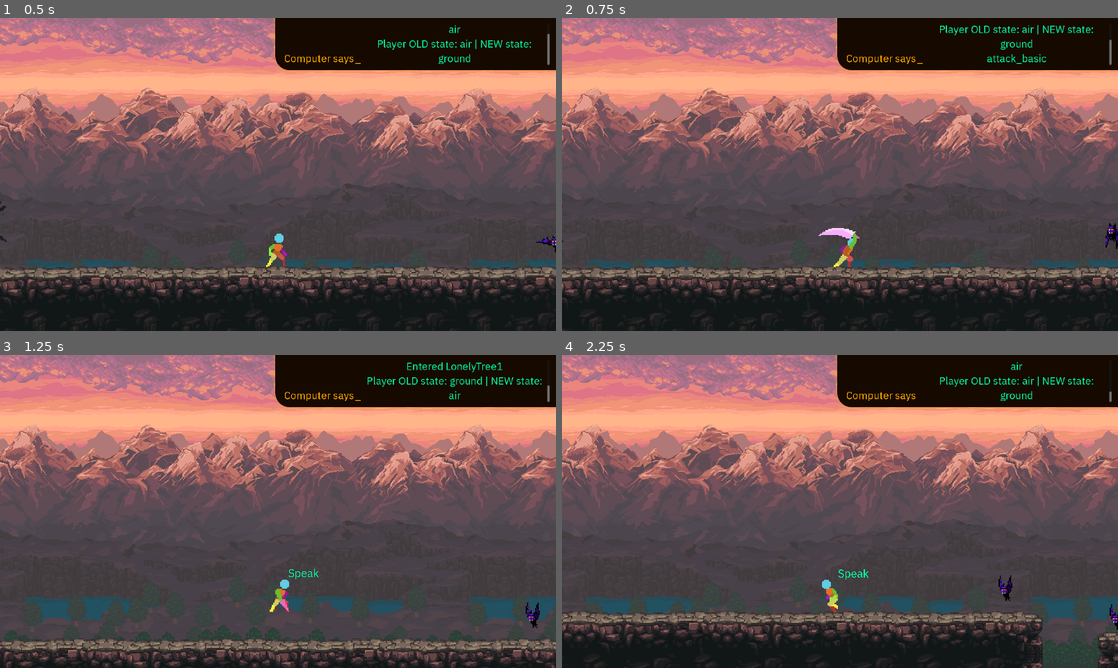
Above: before the commit, frames 1-4 (two rows, left to right).
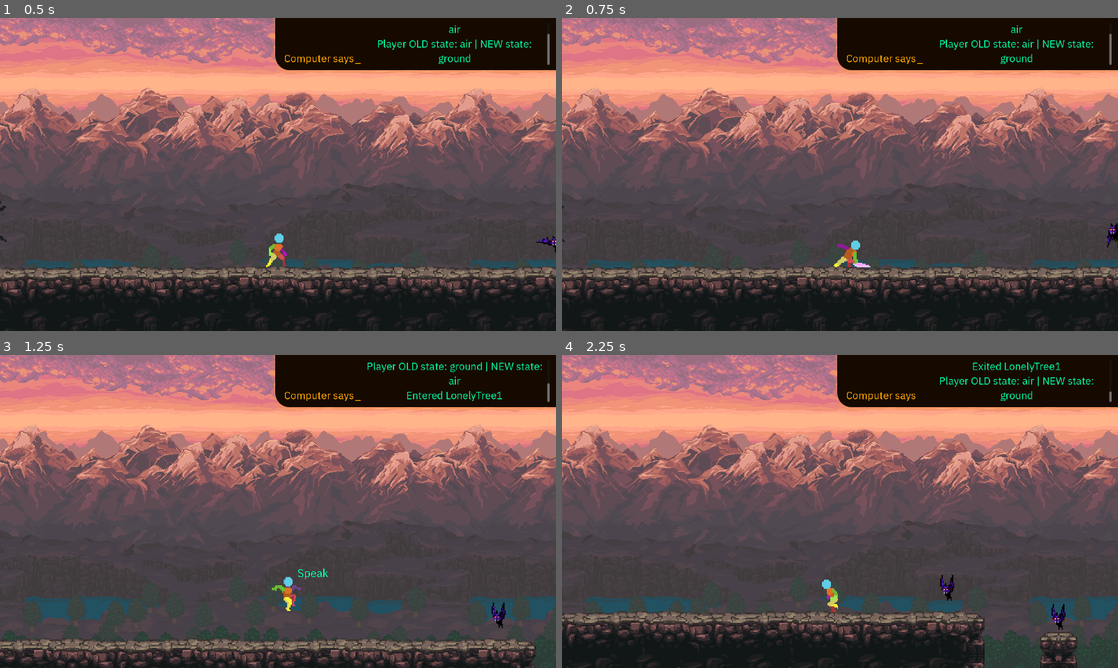
Above: after the commit, the same moments.

Repository: breydenlandberg/blight
Game: Godot game, scene res://levels/level1/level1.tscn
Same seed, same stepped clock (60 frames per second), same inputs: the game is played once before the commit and once after it.
Inputs:
- Up to frame 1 (0.5 s): no input
- Up to frame 2 (0.75 s): hold D (move_right) from 0.53 s (still down); hold F (attack_basic) from 0.53 s (still down)
- Up to frame 3 (1.25 s): keep holding D (move_right); keep holding F (attack_basic); tap Space (jump) at 0.77, 0.8, 1.07 s
- Up to frame 4 (2.25 s): release F (attack_basic) at 1.28 s; tap Space (jump) at 1.35, 1.52, 1.82 s; tap F (attack_basic) at 1.55 s; release D (move_right) at 2.03 s; hold A (move_left) from 2.03 s (still down); hold F (attack_basic) from 2.03 s (still down)

Frame 1 is identical in both runs. In frame 2, 3.7% of the frame differs, in the area x 0-100%, y 2-100%; in frame 3, 6.4%; in frame 4, 7.5%.

Commit message:
Latest safe

Diff:
--- a/enemies/bat/bat.tscn
+++ b/enemies/bat/bat.tscn
@@ -142,7 +142,7 @@
 
 [node name="Bat" type="CharacterBody2D"]
 z_index = 21
-collision_layer = 16
+collision_layer = 48
 script = ExtResource("1_fex0k")
 
 [node name="Sprite2D" type="Sprite2D" parent="."]
--- a/globals/signal_bus.gd
+++ b/globals/signal_bus.gd
@@ -4,6 +4,5 @@
 # ====================================================================================================
 #
 # Signals
-signal _attack(attack_type: String)
 signal _computer_says(message: String)
 signal _speech(message:String )
--- a/player/player.gd
+++ b/player/player.gd
@@ -104,10 +104,3 @@
 	SignalBus._computer_says.emit('Exited ' + area.name)
 	all_interactions.erase(area)
 	update_interactions()
-
-# Basic attack
-func _on_basic_attack_hitbox_body_entered(body: Node2D) -> void:
-	print(body.name)
-
-func _on_basic_attack_hitbox_area_entered(area: Area2D) -> void:
-	print(area.name)
--- a/player/player.tscn
+++ b/player/player.tscn
@@ -52,8 +52,8 @@
 
 [sub_resource type="Animation" id="Animation_hk45g"]
 resource_name = "attack_basic"
-length = 0.500018
-step = 0.0833333
+length = 0.25
+step = 0.0417
 tracks/0/type = "value"
 tracks/0/imported = false
 tracks/0/enabled = true
@@ -85,7 +85,7 @@
 tracks/2/interp = 1
 tracks/2/loop_wrap = true
 tracks/2/keys = {
-"times": PackedFloat32Array(0, 0.0833333, 0.166667, 0.25, 0.333333, 0.416667),
+"times": PackedFloat32Array(0, 0.0416666, 0.0833335, 0.125, 0.166666, 0.208334),
 "transitions": PackedFloat32Array(1, 1, 1, 1, 1, 1),
 "update": 1,
 "values": [0, 1, 2, 3, 4, 5]
@@ -350,14 +350,14 @@
 tracks/3/type = "value"
 tracks/3/imported = false
 tracks/3/enabled = true
-tracks/3/path = NodePath("AttackPivot/BasicAttackHitbox/BasicAttackWeapon:polygon")
+tracks/3/path = NodePath("AttackPivot/BasicAttackHitbox/BasicAttackWeapon:disabled")
 tracks/3/interp = 1
 tracks/3/loop_wrap = true
 tracks/3/keys = {
 "times": PackedFloat32Array(0),
 "transitions": PackedFloat32Array(1),
-"update": 0,
-"values": [PackedVector2Array()]
+"update": 1,
+"values": [true]
 }
 tracks/4/type = "value"
 tracks/4/imported = false
@@ -374,8 +374,8 @@
 
 [sub_resource type="Animation" id="Animation_noco3"]
 resource_name = "attack_basic"
-length = 0.500008
-step = 0.0833333
+length = 0.25
+step = 0.0417
 tracks/0/type = "value"
 tracks/0/imported = false
 tracks/0/enabled = true
@@ -383,7 +383,7 @@
 tracks/0/interp = 1
 tracks/0/loop_wrap = true
 tracks/0/keys = {
-"times": PackedFloat32Array(0, 0.416667),
+"times": PackedFloat32Array(0, 0.25),
 "transitions": PackedFloat32Array(1, 1),
 "update": 1,
 "values": [true, false]
@@ -407,7 +407,7 @@
 tracks/2/interp = 1
 tracks/2/loop_wrap = true
 tracks/2/keys = {
-"times": PackedFloat32Array(0, 0.416667),
+"times": PackedFloat32Array(0, 0.25),
 "transitions": PackedFloat32Array(1, 1),
 "update": 1,
 "values": [true, false]
@@ -415,14 +415,14 @@
 tracks/3/type = "value"
 tracks/3/imported = false
 tracks/3/enabled = true
-tracks/3/path = NodePath("AttackPivot/BasicAttackHitbox/BasicAttackWeapon:polygon")
+tracks/3/path = NodePath("AttackPivot/BasicAttackHitbox/BasicAttackWeapon:disabled")
 tracks/3/interp = 1
 tracks/3/loop_wrap = true
 tracks/3/keys = {
-"times": PackedFloat32Array(0, 0.0833333, 0.166667, 0.25, 0.333333, 0.416667),
-"transitions": PackedFloat32Array(1, 1, 1, 1, 1, 1),
-"update": 0,
-"values": [PackedVector2Array(-23, 8, -19, -1, -14, -6, -12, -3), PackedVector2Array(-22, 3, -22, -11, -6, -18, -4, -11), PackedVector2Array(11, -16, -10, -18, -21, -11, 6, -9), PackedVector2Array(29, 14, 28, -1, 21, -17, 2, -25, 14, 11, 24, 17), PackedVector2Array(26, 16, 14, 11, 9, 13, 12, 16), PackedVector2Array()]
+"times": PackedFloat32Array(0, 0.25),
+"transitions": PackedFloat32Array(1, 1),
+"update": 1,
+"values": [false, true]
 }
 tracks/4/type = "value"
 tracks/4/imported = false
@@ -431,7 +431,7 @@
 tracks/4/interp = 1
 tracks/4/loop_wrap = true
 tracks/4/keys = {
-"times": PackedFloat32Array(0, 0.416667),
+"times": PackedFloat32Array(0, 0.25),
 "transitions": PackedFloat32Array(1, 1),
 "update": 1,
 "values": [true, false]
@@ -439,8 +439,8 @@
 
 [sub_resource type="Animation" id="Animation_8fcyb"]
 resource_name = "attack_basic_flip_h"
-length = 0.500008
-step = 0.0833333
+length = 0.25
+step = 0.0417
 tracks/0/type = "value"
 tracks/0/imported = false
 tracks/0/enabled = true
@@ -448,7 +448,7 @@
 tracks/0/interp = 1
 tracks/0/loop_wrap = true
 tracks/0/keys = {
-"times": PackedFloat32Array(0, 0.416667),
+"times": PackedFloat32Array(0, 0.25),
 "transitions": PackedFloat32Array(1, 1),
 "update": 1,
 "values": [true, false]
@@ -460,10 +460,10 @@
 tracks/1/interp = 1
 tracks/1/loop_wrap = true
 tracks/1/keys = {
-"times": PackedFloat32Array(0, 0.0833335, 0.166667, 0.250001, 0.333334, 0.416667),
-"transitions": PackedFloat32Array(1, 1, 1, 1, 1, 1),
+"times": PackedFloat32Array(0),
+"transitions": PackedFloat32Array(1),
 "update": 0,
-"values": [Vector2(-1, 1), Vector2(-1, 1), Vector2(-1, 1), Vector2(-1, 1), Vector2(-1, 1), Vector2(1, 1)]
+"values": [Vector2(-1, 1)]
 }
 tracks/2/type = "value"
 tracks/2/imported = false
@@ -472,7 +472,7 @@
 tracks/2/interp = 1
 tracks/2/loop_wrap = true
 tracks/2/keys = {
-"times": PackedFloat32Array(0, 0.416667),
+"times": PackedFloat32Array(0, 0.25),
 "transitions": PackedFloat32Array(1, 1),
 "update": 1,
 "values": [true, false]
@@ -480,14 +480,14 @@
 tracks/3/type = "value"
 tracks/3/imported = false
 tracks/3/enabled = true
-tracks/3/path = NodePath("AttackPivot/BasicAttackHitbox/BasicAttackWeapon:polygon")
+tracks/3/path = NodePath("AttackPivot/BasicAttackHitbox/BasicAttackWeapon:disabled")
 tracks/3/interp = 1
 tracks/3/loop_wrap = true
 tracks/3/keys = {
-"times": PackedFloat32Array(0, 0.0833333, 0.166667, 0.25, 0.333333, 0.416667),
-"transitions": PackedFloat32Array(1, 1, 1, 1, 1, 1),
-"update": 0,
-"values": [PackedVector2Array(-23, 8, -19, -1, -14, -6, -12, -3), PackedVector2Array(-22, 3, -22, -11, -6, -18, -4, -11), PackedVector2Array(11, -16, -10, -18, -21, -11, 6, -9), PackedVector2Array(29, 14, 28, -1, 21, -17, 2, -25, 14, 11, 24, 17), PackedVector2Array(26, 16, 14, 11, 9, 13, 12, 16), PackedVector2Array()]
+"times": PackedFloat32Array(0, 0.25),
+"transitions": PackedFloat32Array(1, 1),
+"update": 1,
+"values": [false, true]
 }
 tracks/4/type = "value"
 tracks/4/imported = false
@@ -496,7 +496,7 @@
 tracks/4/interp = 1
 tracks/4/loop_wrap = true
 tracks/4/keys = {
-"times": PackedFloat32Array(0, 0.416667),
+"times": PackedFloat32Array(0, 0.25),
 "transitions": PackedFloat32Array(1, 1),
 "update": 1,
 "values": [true, false]
@@ -578,15 +578,19 @@
 
 [node name="BasicAttackHitbox" type="Area2D" parent="AttackPivot"]
 visible = false
-collision_layer = 32
+collision_layer = 0
 collision_mask = 32
 monitoring = false
 monitorable = false
 
 [node name="BasicAttackWeapon" type="CollisionPolygon2D" parent="AttackPivot/BasicAttackHitbox"]
 visible = false
-
+position = Vector2(18.5, 1.5)
+polygon = PackedVector2Array(8.5, 14.5, 10.5, 6.5, 7.5, -8.5, -0.5, -19.5, -15.5, -25.5, -28.5, -19.5, -40.5, -12.5, -40.5, 4.5, -10.5, -11.5, -7.5, -1.5, -8.5, 14.5)
+disabled = true
+
+[connection signal="animation_finished" from="AttackAnimationPlayer" to="PlayerStateMachine/Ground" method="_on_attack_animation_player_animation_finished"]
+[connection signal="animation_finished" from="AttackAnimationPlayer" to="PlayerStateMachine/Air" method="_on_attack_animation_player_animation_finished"]
 [connection signal="area_entered" from="Interact/InteractArea" to="." method="_on_interact_area_entered"]
 [connection signal="area_exited" from="Interact/InteractArea" to="." method="_on_interact_area_exited"]
-[connection signal="area_entered" from="AttackPivot/BasicAttackHitbox" to="." method="_on_basic_attack_hitbox_area_entered"]
-[connection signal="body_entered" from="AttackPivot/BasicAttackHitbox" to="." method="_on_basic_attack_hitbox_body_entered"]
+[connection signal="body_entered" from="AttackPivot/BasicAttackHitbox" to="PlayerStateMachine/Ground" method="_on_basic_attack_hitbox_body_entered"]
--- a/player/state_machine/states/air.gd
+++ b/player/state_machine/states/air.gd
@@ -2,6 +2,7 @@
 
 
 # var
+var player: CharacterBody2D
 var has_double_jumped = false
 
 # @export var
@@ -12,6 +13,8 @@
 #
 # Functions inherited from State class
 func enter():
+	player = entity
+
 	if animation.current_animation != 'jump' and animation.current_animation != 'attack_basic':
 		animation.play('fall')
 
@@ -23,17 +26,27 @@
 		double_jump()
 
 func state_physics_process(delta):
-	if entity.is_on_floor():
+	if player.is_on_floor():
 		_transition.emit(self, 'ground')
 
 # ====================================================================================================
 #
 # Air state specific functions
 func double_jump():
-	entity.velocity.y = double_jump_velocity
+	player.velocity.y = double_jump_velocity
 
 	if animation.current_animation != 'attack_basic':
 		animation.stop()
 		animation.play('jump')
 
 	has_double_jumped = true
+
+# ====================================================================================================
+#
+# Signal functions
+#
+# Attack
+func _on_attack_animation_player_animation_finished(anim_name: StringName) -> void:
+	match anim_name:
+		'attack_basic', 'attack_basic_flip_h':
+			animation.play('fall')
--- a/player/state_machine/states/ground.gd
+++ b/player/state_machine/states/ground.gd
@@ -1,39 +1,37 @@
 class_name Ground extends State
 
 
+# var
+var player: CharacterBody2D
+
+# @onready var
+@onready var sprite: Sprite2D = $"../../Sprite2D"
+
 # @export var
 @export var jump_velocity: float = -250
-@onready var sprite: Sprite2D = $"../../Sprite2D"
 
 
 # ====================================================================================================
 #
 # Functions inherited from State class
 func enter():
-	SignalBus._attack.connect(attack)
+	player = entity
 
-	if previous_state and previous_state.name.to_lower() == 'air' and entity.velocity.length() == 0:
+	if previous_state and previous_state.name.to_lower() == 'air' and player.velocity.length() == 0:
 		animation.play('land')
 
-
 func state_input(event: InputEvent):
-	if entity.is_on_floor(): # Because are on the ground
+	if player.is_on_floor(): # Because are on the ground
 		if event.is_action_pressed('jump'):
 			jump()
 		if event.is_action_pressed('attack_basic'):
-			SignalBus._attack.emit('attack_basic')
-			#SignalBus._computer_says.emit('attack_basic')
+			if not player.is_attacking:
+				attack('attack_basic')
 
 func state_physics_process(delta):
-	if attack_animation.current_animation != 'attack_basic' and attack_animation.current_animation != 'attack_basic_flip_h':
-		entity.speed = entity.BASE_SPEED
-		entity.is_attacking = false
-	else:
-		entity.speed = entity.BASE_SPEED * 0.25
-
-	if entity.is_on_floor():
+	if player.is_on_floor():
 		if playerCanPlayDefaultAnim():
-			if entity.velocity.length() > 0:
+			if player.velocity.length() > 0:
 				animation.play('run')
 			else:
 				animation.play('idle')
@@ -44,28 +42,44 @@
 #
 # Ground state specific functions
 func attack(attack_type: String):
-	entity.is_attacking = true
+	player.is_attacking = true
+	player.speed = player.BASE_SPEED * 0.25
+	print('player is attacking')
+
 	animation.play(attack_type)
 
 	if sprite.flip_h:
 		attack_animation.play(attack_type + '_flip_h')
-		SignalBus._computer_says.emit(attack_type + '_flip_h')
+		print('player attacked using: ' + attack_type + '_flip_h')
 	else:
 		attack_animation.play(attack_type)
-		SignalBus._computer_says.emit(attack_type)
-
+		print('player attacked using: ' + attack_type)
 
 func jump():
-	entity.velocity.y = jump_velocity
+	player.velocity.y = jump_velocity
 
 	if animation.current_animation != 'attack_basic':
 		animation.play('jump')
 
 func playerCanPlayDefaultAnim() -> bool:
 	match animation.current_animation:
-		'land':
-			return false
-		'attack_basic':
+		'land', 'attack_basic':
 			return false
 		_:
 			return true
+
+# ====================================================================================================
+#
+# Signal functions
+#
+# Attack
+func _on_basic_attack_hitbox_body_entered(body: Node2D) -> void:
+	SignalBus._computer_says.emit('Player hit ' + body.name + ' with basic attack')
+	# WHAT GOES IN STATE AND WHAT GOES IN PLAYER !!!
+
+func _on_attack_animation_player_animation_finished(anim_name: StringName) -> void:
+	match anim_name:
+		'attack_basic', 'attack_basic_flip_h':
+			player.is_attacking = false
+			player.speed = player.BASE_SPEED
+			print('player is no longer attacking')
